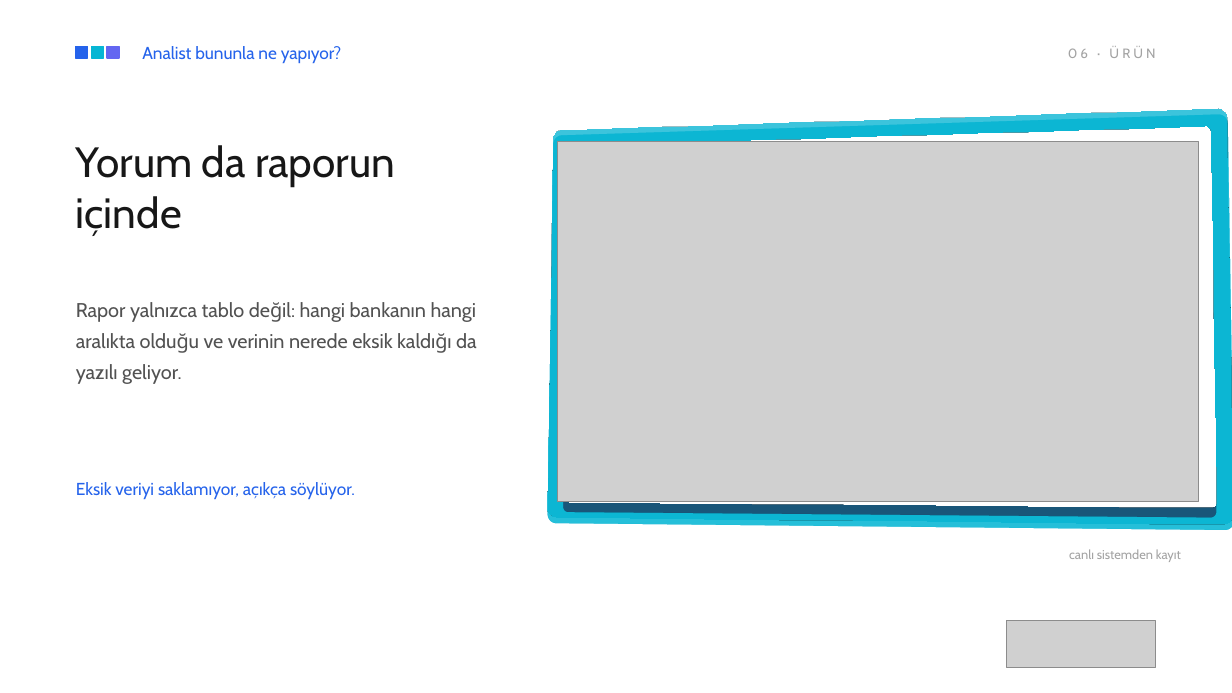
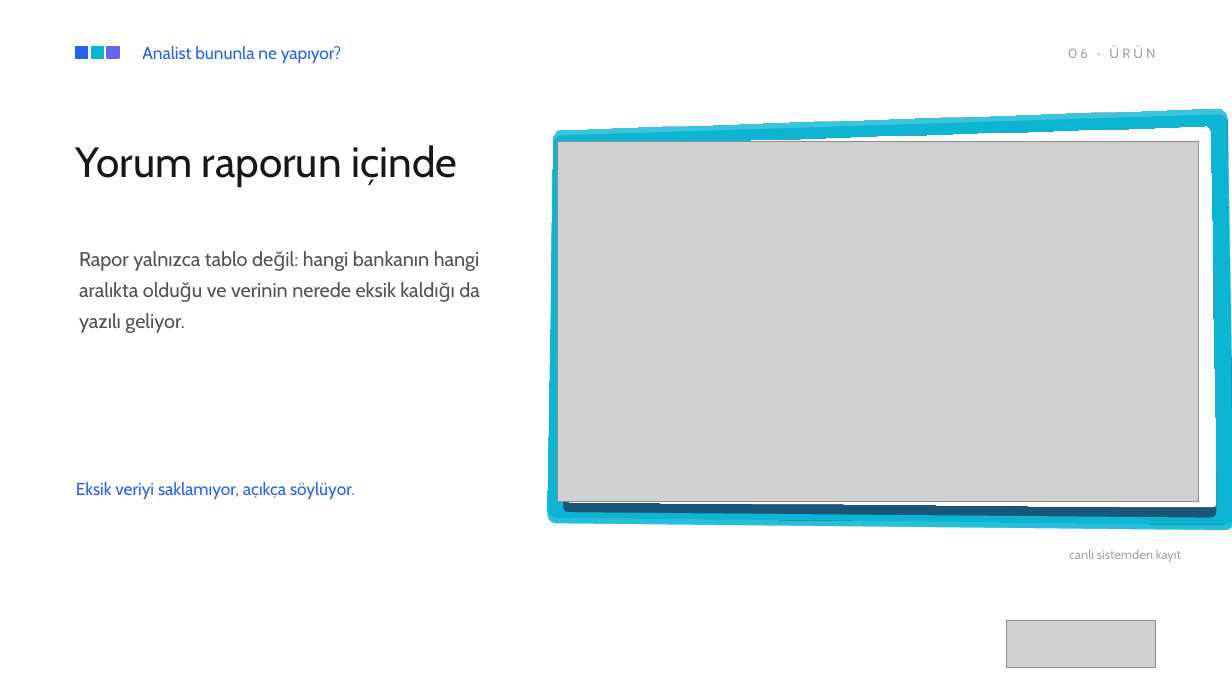
Before and after one commit to SmartData58/Teknofest2026_FinAgent, a slide deck: slide 20 of SmartData-BiQuery-Sunum.pptx. Drawn at 1232x693 pixels with LibreOffice and Linux fonts; fonts in the diff are those of the drawing; grey boxes stand for pictures; background and template pictures are left out. Boxes give left, top, right and bottom in pixels: in the first picture for what was removed or moved away, otherwise in the second. Text is boxed around its words. In the diff, an @@ line names an element or a change of style, - is before the commit and + after.

```diff
--- a/SmartData-BiQuery-Sunum.pptx
+++ b/SmartData-BiQuery-Sunum.pptx
@@ text at box(76, 145, 457, 186): text changed @@
-Yorum da raporun içinde
+Yorum raporun içinde
@@ text "Rapor yalnızca tablo değil: hangi ...": place and size @@
-text "Rapor yalnızca tablo değil: hangi ..." at box(76, 302, 477, 384)
+text "Rapor yalnızca tablo değil: hangi ..." at box(79, 251, 480, 333)
```
Also in this commit, not shown: 10 other slides changed, 3 slides added.
